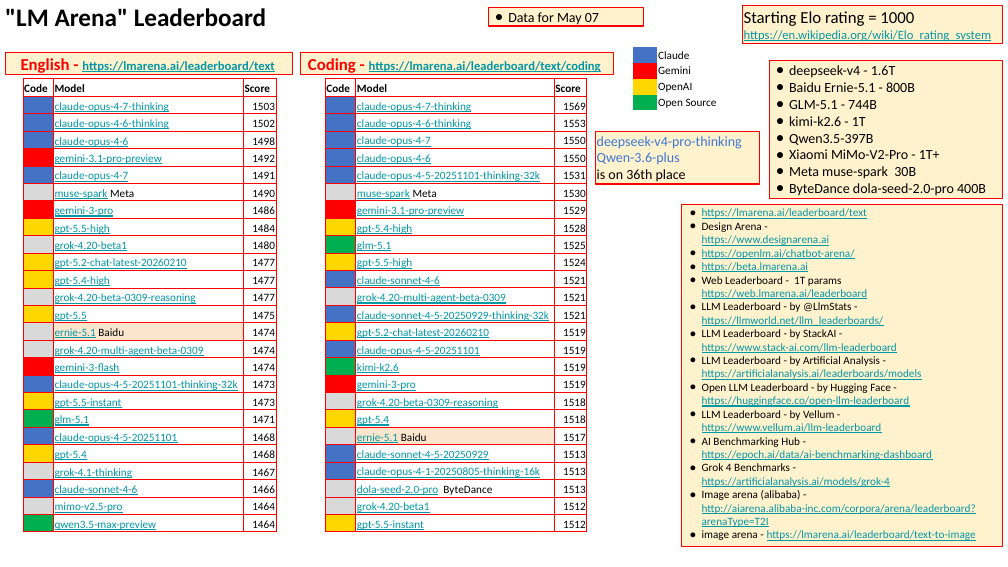
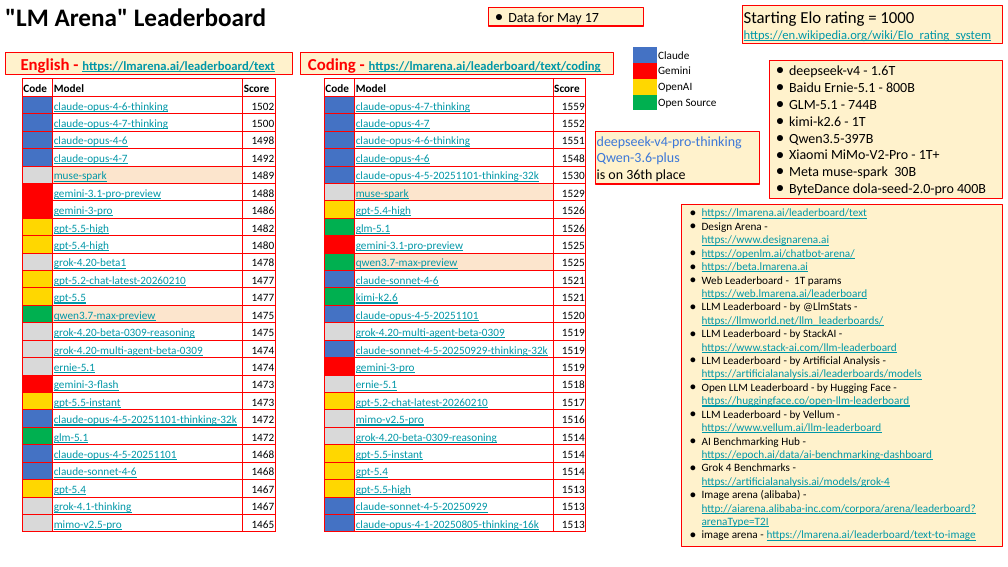
Before and after one commit to lselector/seminar, a slide deck: slide 2 of 2026/2026-05-22-AI-Updates.pptx. Drawn at 1008x567 pixels with LibreOffice and Linux fonts; fonts in the diff are those of the drawing. Boxes give left, top, right and bottom in pixels: in the first picture for what was removed or moved away, otherwise in the second. Text is boxed around its words. In the diff, an @@ line names an element or a change of style, - is before the commit and + after.

Commit message:
update

```diff
--- a/2026/2026-05-22-AI-Updates.pptx
+++ b/2026/2026-05-22-AI-Updates.pptx
@@ text in rectangle at (508, 12, 599, 26): text changed @@
-● Data for May 07
+● Data for May 17
@@ table at (22, 79, 275, 536) @@
-row 2: ■ | claude-opus-4-7-thinking | 1503
+row 3: ■ | claude-opus-4-7-thinking | 1500
-row 5, column 2: gemini-3.1-pro-preview
+row 5, column 2: claude-opus-4-7
-row 6, column 2: claude-opus-4-7
+row 6, column 2: muse-spark
-row 6, column 3: 1491
+row 6, column 3: 1489
-row 7, column 2: muse-spark Meta
+row 7, column 2: gemini-3.1-pro-preview
-row 7, column 3: 1490
+row 7, column 3: 1488
-row 9: ■ | gpt-5.5-high | 1484
-row 10: ■ | grok-4.20-beta1 | 1480
+row 9: ■ | gpt-5.5-high | 1482
+row 10: ■ | gpt-5.4-high | 1480
+row 11: ■ | grok-4.20-beta1 | 1478
-row 12: ■ | gpt-5.4-high | 1477
-row 13: ■ | grok-4.20-beta-0309-reasoning | 1477
-row 14: ■ | gpt-5.5 | 1475
-row 15: ■ | ernie-5.1 Baidu | 1474
+row 13: ■ | gpt-5.5 | 1477
+row 14: ■ | qwen3.7-max-preview | 1475
+row 15: ■ | grok-4.20-beta-0309-reasoning | 1475
-row 17, column 2: gemini-3-flash
+row 17, column 2: ernie-5.1
-row 18, column 2: claude-opus-4-5-20251101-thinking-32k
+row 18, column 2: gemini-3-flash
-row 20: ■ | glm-5.1 | 1471
+row 20: ■ | claude-opus-4-5-20251101-thinking-32k | 1472
+row 21: ■ | glm-5.1 | 1472
-row 22: ■ | gpt-5.4 | 1468
+row 23: ■ | claude-sonnet-4-6 | 1468
+row 24: ■ | gpt-5.4 | 1467
-row 24: ■ | claude-sonnet-4-6 | 1466
-row 25: ■ | mimo-v2.5-pro | 1464
-row 26: ■ | qwen3.5-max-preview | 1464
+row 26: ■ | mimo-v2.5-pro | 1465
@@ fill #FF0000 to #4472C4 in row 5, column 1 @@
@@ fill #4472C4 to #D9D9D9 in row 6, column 1 @@
@@ fill none to #FCE5CD in 2 cells @@
@@ fill #D9D9D9 to #FF0000 in row 7, column 1 @@
@@ fill #D9D9D9 to #FFD700 in 2 cells @@
@@ fill #FFD700 to #D9D9D9 in row 11, column 1 @@
@@ fill #FFD700 to #00B050 in row 14, column 1 @@
@@ fill #FCE5CD to none in row 15, column 2 @@
@@ fill #FF0000 to #D9D9D9 in row 17, column 1 @@
@@ fill #4472C4 to #FF0000 in row 18, column 1 @@
@@ fill #00B050 to #4472C4 in row 20, column 1 @@
@@ fill #4472C4 to #00B050 in row 21, column 1 @@
@@ fill #FFD700 to #4472C4 in row 22, column 1 @@
@@ fill #D9D9D9 to #4472C4 in row 23, column 1 @@
@@ fill #4472C4 to #FFD700 in row 24, column 1 @@
@@ fill #00B050 to #D9D9D9 in row 26, column 1 @@
@@ text colour #FF0000 to #4472C4, text colour #4472C4 to #D9D9D9, text colour #D9D9D9 to #FF0000, text colour #FFD700 to #D9D9D9, text colour #FFD700 to #00B050, text colour #FF0000 to #D9D9D9, text colour #4472C4 to #FF0000, text colour #00B050 to #4472C4, text colour #4472C4 to #00B050, text colour #FFD700 to #4472C4, text colour #D9D9D9 to #4472C4, text colour #4472C4 to #FFD700, text colour #00B050 to #D9D9D9 in "■" @@
@@ text colour #D9D9D9 to #FFD700 in "■", "■" @@
@@ table at (325, 79, 586, 536) @@
-row 2, column 3: 1569
+row 2, column 3: 1559
-row 3, column 2: claude-opus-4-6-thinking
+row 3, column 2: claude-opus-4-7
-row 3, column 3: 1553
+row 3, column 3: 1552
-row 4, column 2: claude-opus-4-7
+row 4, column 2: claude-opus-4-6-thinking
-row 4, column 3: 1550
+row 4, column 3: 1551
-row 5, column 3: 1550
+row 5, column 3: 1548
-row 6, column 3: 1531
+row 6, column 3: 1530
-row 7, column 2: muse-spark Meta
+row 7, column 2: muse-spark
-row 7, column 3: 1530
+row 7, column 3: 1529
-row 8, column 2: gemini-3.1-pro-preview
+row 8, column 2: gpt-5.4-high
-row 8, column 3: 1529
+row 8, column 3: 1526
-row 9, column 2: gpt-5.4-high
+row 9, column 2: glm-5.1
-row 9, column 3: 1528
+row 9, column 3: 1526
-row 10, column 2: glm-5.1
+row 10, column 2: gemini-3.1-pro-preview
-row 11, column 2: gpt-5.5-high
+row 11, column 2: qwen3.7-max-preview
-row 11, column 3: 1524
+row 11, column 3: 1525
-row 13: ■ | grok-4.20-multi-agent-beta-0309 | 1521
-row 14: ■ | claude-sonnet-4-5-20250929-thinking-32k | 1521
-row 15: ■ | gpt-5.2-chat-latest-20260210 | 1519
-row 16: ■ | claude-opus-4-5-20251101 | 1519
-row 17: ■ | kimi-k2.6 | 1519
+row 13: ■ | kimi-k2.6 | 1521
+row 14: ■ | claude-opus-4-5-20251101 | 1520
+row 15: ■ | grok-4.20-multi-agent-beta-0309 | 1519
+row 16: ■ | claude-sonnet-4-5-20250929-thinking-32k | 1519
-row 19: ■ | grok-4.20-beta-0309-reasoning | 1518
-row 20: ■ | gpt-5.4 | 1518
-row 21: ■ | ernie-5.1 Baidu | 1517
+row 18: ■ | ernie-5.1 | 1518
+row 19: ■ | gpt-5.2-chat-latest-20260210 | 1517
+row 20: ■ | mimo-v2.5-pro | 1516
+row 21: ■ | grok-4.20-beta-0309-reasoning | 1514
+row 22: ■ | gpt-5.5-instant | 1514
+row 23: ■ | gpt-5.4 | 1514
+row 24: ■ | gpt-5.5-high | 1513
-row 24: ■ | dola-seed-2.0-pro ByteDance | 1513
-row 25: ■ | grok-4.20-beta1 | 1512
-row 26: ■ | gpt-5.5-instant | 1512
@@ fill none to #FCE5CD in 2 cells @@
@@ fill #FF0000 to #FFD700 in row 8, column 1 @@
@@ fill #FFD700 to #00B050 in 2 cells @@
@@ fill #00B050 to #FF0000 in 2 cells @@
@@ fill #D9D9D9 to #00B050 in row 13, column 1 @@
@@ fill #FFD700 to #D9D9D9 in 2 cells @@
@@ fill #FF0000 to #D9D9D9 in row 18, column 1 @@
@@ fill #D9D9D9 to #FFD700 in 2 cells @@
@@ fill #FCE5CD to none in row 21, column 2 @@
@@ fill #4472C4 to #FFD700 in 2 cells @@
@@ fill #D9D9D9 to #4472C4 in row 25, column 1 @@
@@ fill #FFD700 to #4472C4 in row 26, column 1 @@
@@ text colour #FF0000 to #FFD700, text colour #D9D9D9 to #00B050, text colour #FF0000 to #D9D9D9, text colour #D9D9D9 to #4472C4, text colour #FFD700 to #4472C4 in "■" @@
@@ text colour #FFD700 to #00B050, text colour #00B050 to #FF0000, text colour #FFD700 to #D9D9D9, text colour #D9D9D9 to #FFD700, text colour #4472C4 to #FFD700 in "■", "■" @@
```
Also in this commit, not shown: 4 other slides changed, 3 slides added, 1 slide removed.
